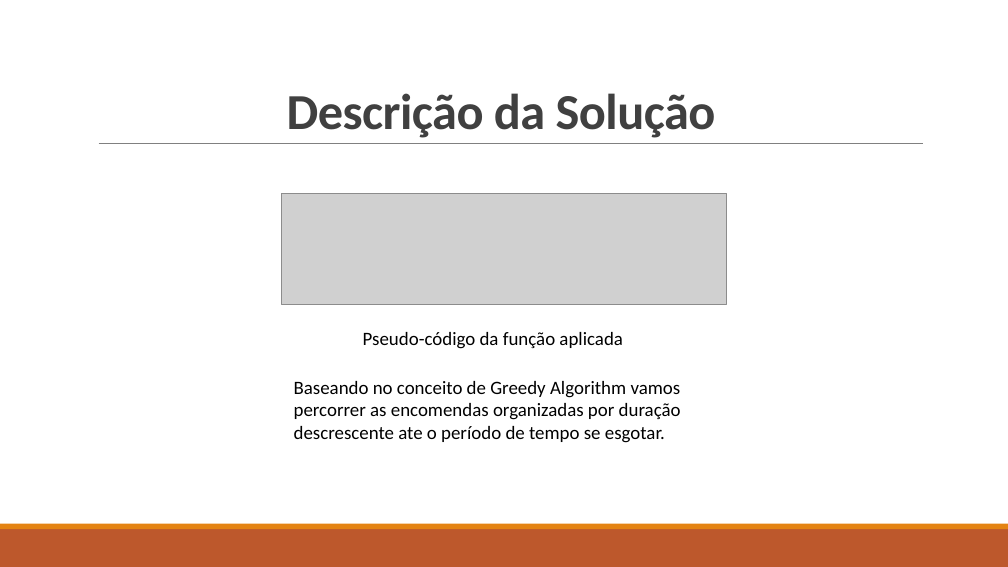
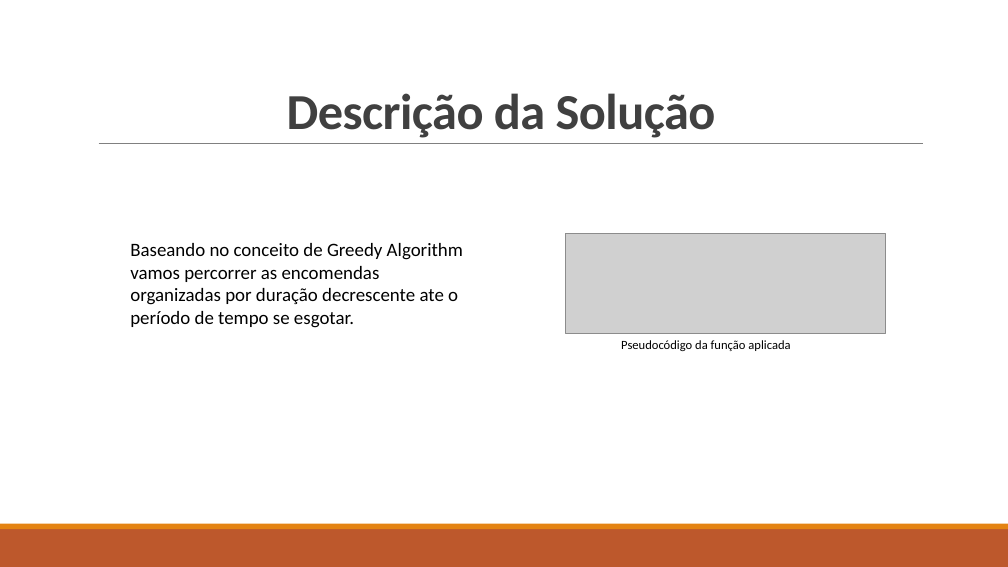
Before and after one commit to Miggs7/DA-Proj-22, a slide deck: slide 8 of Presentation/Logística Urbana para Entrega de Mercadorias.pptx (slide 6 before the commit). Drawn at 1008x567 pixels with LibreOffice and Linux fonts; fonts in the diff are those of the drawing; grey boxes stand for pictures. Boxes give left, top, right and bottom in pixels: in the first picture for what was removed or moved away, otherwise in the second. Text is boxed around its words. In the diff, an @@ line names an element or a change of style, - is before the commit and + after.

Commit message:
Updated .ppt

```diff
--- a/Presentation/Logística Urbana para Entrega de Mercadorias.pptx
+++ b/Presentation/Logística Urbana para Entrega de Mercadorias.pptx
@@ picture: place and size @@
-picture at bbox=[281, 194, 727, 305]
+picture at bbox=[566, 234, 885, 333]
@@ text at bbox=[130, 243, 463, 328]: text changed @@
-Baseando no conceito de Greedy Algorithm vamos percorrer as encomendas organizadas por duração descrescente ate o período de tempo se esgotar.
+Baseando no conceito de Greedy Algorithm vamos percorrer as encomendas organizadas por duração decrescente ate o período de tempo se esgotar.
@@ text at bbox=[621, 340, 790, 351]: text changed; size 18 to 12 pt @@
-Pseudo-código da função aplicada
+Pseudocódigo da função aplicada
```
Also in this commit, not shown: 1 other slide changed, 2 slides added.
